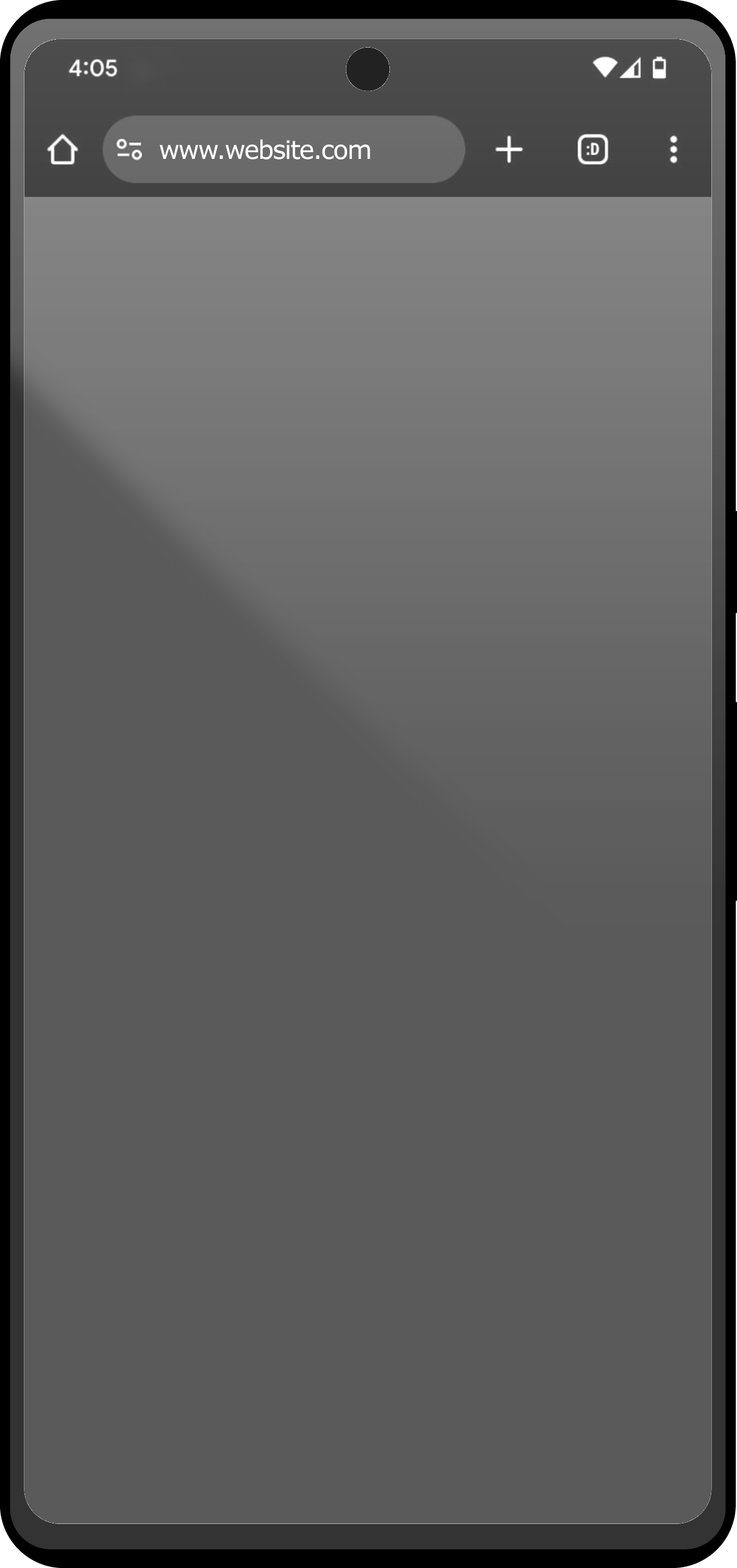
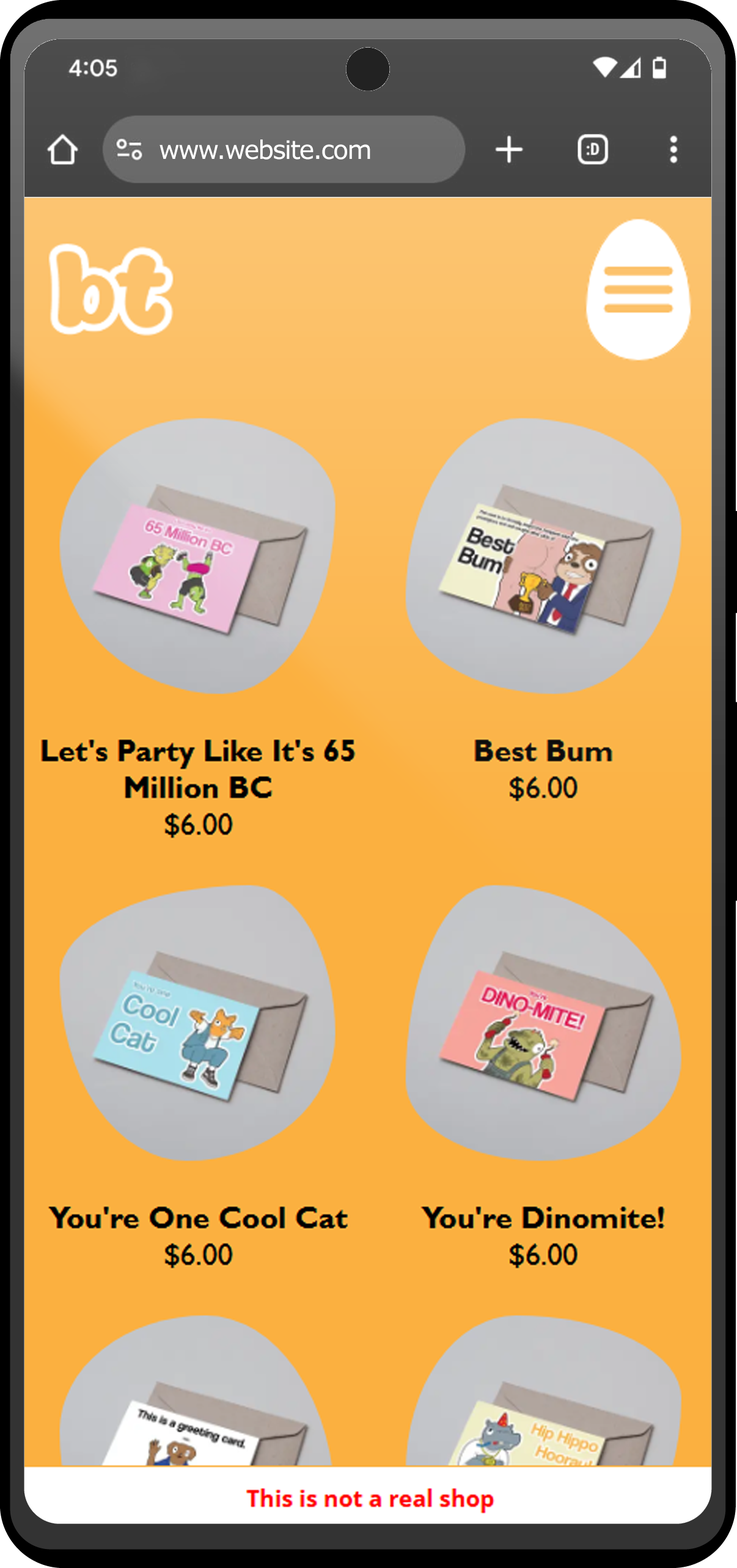
Layer changes from the first (737, 1568) image to the second:
added layer "Layer 9" above "Layer 8" over (24, 196, 712, 1524)
